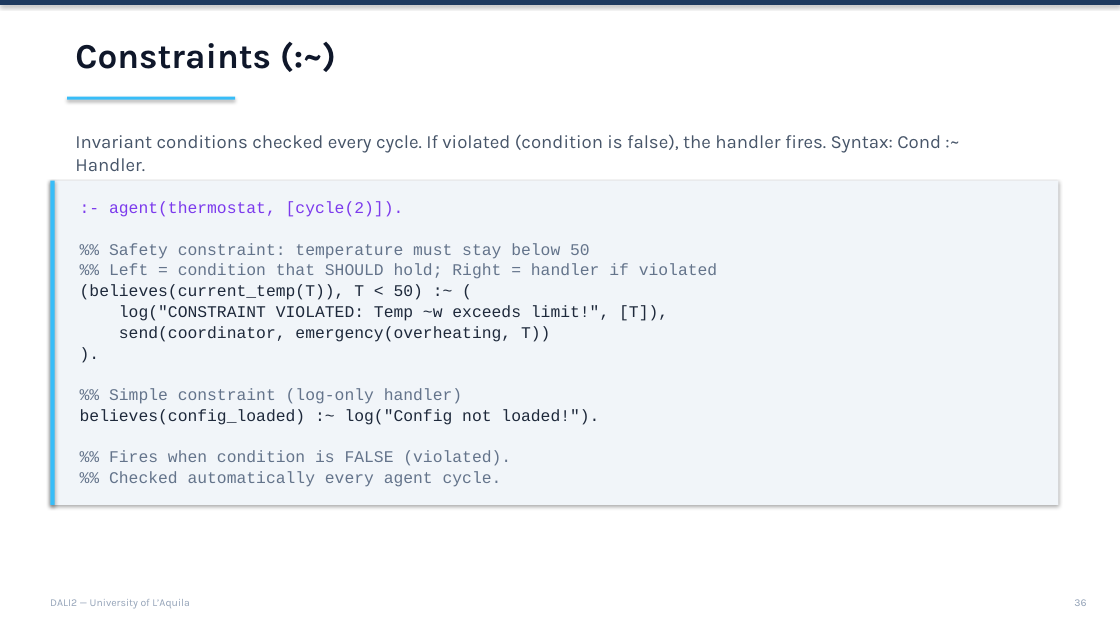
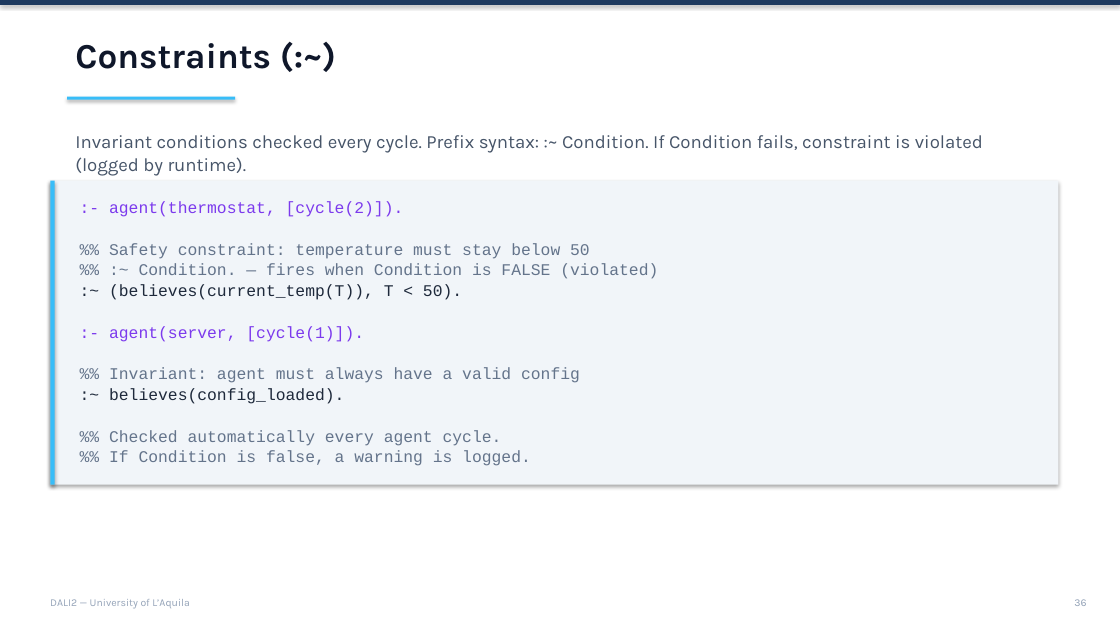
Before and after one commit to AAAI-DISIM-UnivAQ/DALI2, a slide deck: slide 36 of slides/Slides.pptx. Drawn at 1120x630 pixels with LibreOffice and Linux fonts; fonts in the diff are those of the drawing. Boxes give left, top, right and bottom in pixels: in the first picture for what was removed or moved away, otherwise in the second. Text is boxed around its words. In the diff, an @@ line names an element or a change of style, - is before the commit and + after.

Commit message:
syntax updated.

```diff
--- a/slides/Slides.pptx
+++ b/slides/Slides.pptx
@@ text at [75, 135, 983, 176]: text changed @@
-Invariant conditions checked every cycle. If violated (condition is false), the handler fires. Syntax: Cond :~ Handler.
+Invariant conditions checked every cycle. Prefix syntax: :~ Condition. If Condition fails, constraint is violated (logged by runtime).
@@ rectangle: place and size @@
-rectangle at [50, 181, 1059, 505]
+rectangle at [50, 181, 1059, 485]
@@ rectangle: place and size @@
-rectangle at [50, 181, 55, 505]
+rectangle at [50, 181, 55, 485]
@@ text at [109, 263, 658, 404]: text changed; text colour #1E293B to #64748B @@
-%% Left = condition that SHOULD hold; Right = handler if violated
-(believes(current_temp(T)), T < 50) :~ (
-log("CONSTRAINT VIOLATED: Temp ~w exceeds limit!", [T]),
-send(coordinator, emergency(overheating, T))
-).
-%% Simple constraint (log-only handler)
-believes(config_loaded) :~ log("Config not loaded!").
-%% Fires when condition is FALSE (violated).
+%% :~ Condition. — fires when Condition is FALSE (violated)
+:~ (believes(current_temp(T)), T < 50).
+:- agent(server, [cycle(1)]).
+%% Invariant: agent must always have a valid config
+:~ believes(config_loaded).
@@ text at [109, 450, 531, 466]: paragraph added @@
+%% If Condition is false, a warning is logged.
```
Also in this commit, not shown: 19 other slides changed, 6 other files.
